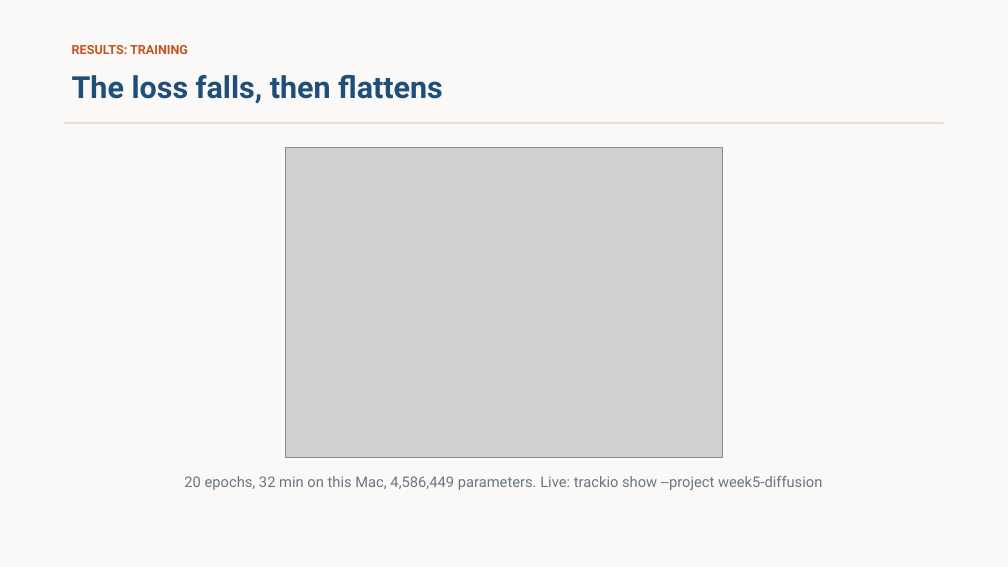
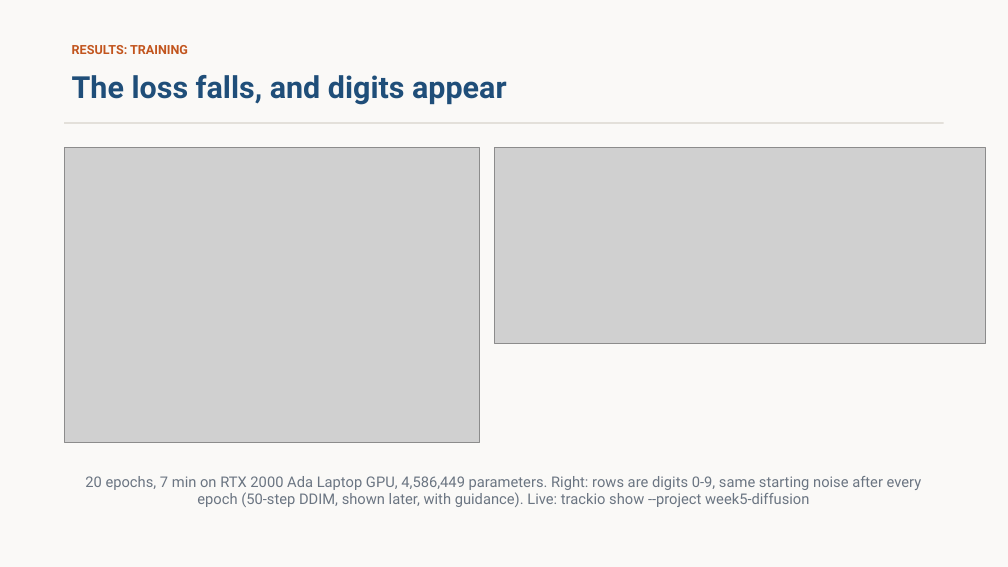
Before and after one commit to stanthemaker/tutorial_ml, a slide deck: slide 10 of week5_diffusion/slides/week5_diffusion.pptx. Drawn at 1008x567 pixels with LibreOffice and Linux fonts; fonts in the diff are those of the drawing; grey boxes stand for pictures. Boxes give left, top, right and bottom in pixels: in the first picture for what was removed or moved away, otherwise in the second. Text is boxed around its words. In the diff, an @@ line names an element or a change of style, - is before the commit and + after.

Commit message:
1030 diffusion updates

```diff
--- a/week5_diffusion/slides/week5_diffusion.pptx
+++ b/week5_diffusion/slides/week5_diffusion.pptx
@@ text at box(72, 75, 506, 105): text changed @@
-The loss falls, then flattens
+The loss falls, and digits appear
@@ picture: place and size @@
-picture at box(286, 147, 722, 457)
+picture at box(64, 147, 479, 442)
@@ picture added at box(495, 147, 985, 343) @@
@@ text at box(85, 476, 922, 507): text changed @@
-20 epochs, 32 min on this Mac, 4,586,449 parameters. Live: trackio show --project week5-diffusion
+20 epochs, 7 min on RTX 2000 Ada Laptop GPU, 4,586,449 parameters. Right: rows are digits 0-9, same starting noise after every epoch (50-step DDIM, shown later, with guidance). Live: trackio show --project week5-diffusion
```
Also in this commit, not shown: 3 other slides changed, 6 slides added, 2 slides removed, 54 other files.
